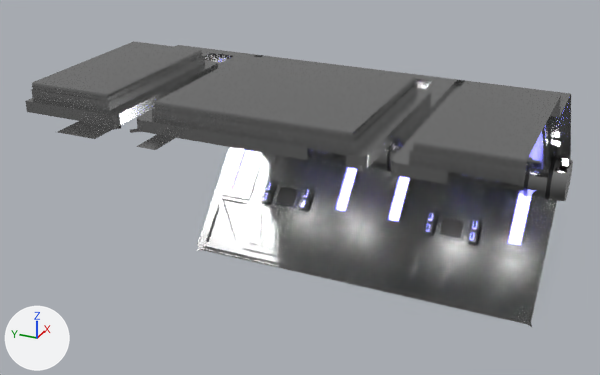
One commit to the glTF model assets/spaceship_corridor.glb: the scene before it, then after it.
Both versions are drawn from a camera (50 mm lens) standing at (-5.81, -2.7, 4.77) and looking at (0.77, 0.26, 1.48). Arrows for +X, +Y and +Z are at lower left; the lights stay in place. Where no turn or scale is listed for an object, it has been applied to the vertices.

The older version as bpy lines, for what is in view:
```python
me_plane_001 = bpy.data.meshes.new('Plane.001')
me_plane_001.from_pydata(...)  # 140 vertices, 68 faces; spans x 1.54..2.43, y -1.79..1.79, z 0.18..1.2
me_plane_001.materials.append(mat_steel)  # grey #9d9d9d
me_plane_009 = bpy.data.meshes.new('Plane.009')
me_plane_009.from_pydata(...)  # 17551 vertices, 34646 faces; spans x -1.1..2.78, y -2.0..2.0, z 0.03..2.72
# faces by material slot: [25258, 4824, 3808, 16, 236, 440, 64]
me_plane_009.materials.append(mat_steel)  # grey #9d9d9d
me_plane_009.materials.append(mat_brushed_steel)  # dark grey #4e4e4e
me_plane_009.materials.append(mat_chrome)  # grey #9e9e9e
me_plane_009.materials.append(mat_glass)  # white #ffffff
me_plane_009.materials.append(mat_light)  # black #000000
me_plane_009.materials.append(mat_blue_energy)  # black #000000
me_plane_009.materials.append(mat_orange_energy)  # black #000000
ob_hallway_2 = bpy.data.objects.new('hallway 2', me_plane_009)
ob_hallway_2.location = (0.0, 0.0, 0.0)
ob_hallway_2_004 = bpy.data.objects.new('hallway 2.004', me_plane_001)
ob_hallway_2_004.location = (0.0, 0.0, 0.0)
```
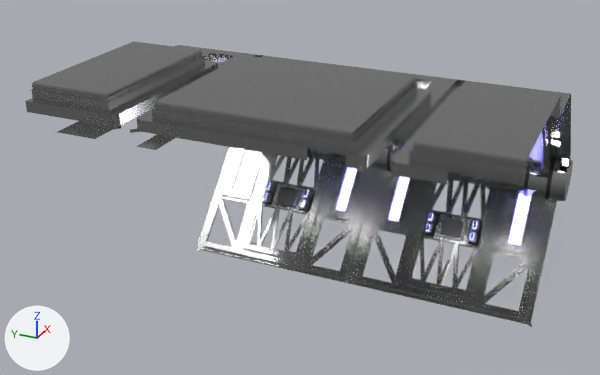
What changed in the scene script:
```text
Remove ob_hallway_2_004:
    ob_hallway_2_004 = bpy.data.objects.new('hallway 2.004', me_plane_001)
    ob_hallway_2_004.location = (0.0, 0.0, 0.0)
```

Where the change shows, as pixel boxes [x1, y1, x2, y2] in the pictures (600 x 375 px):
'hallway 2.004', deleted: before [207, 155, 528, 311]
